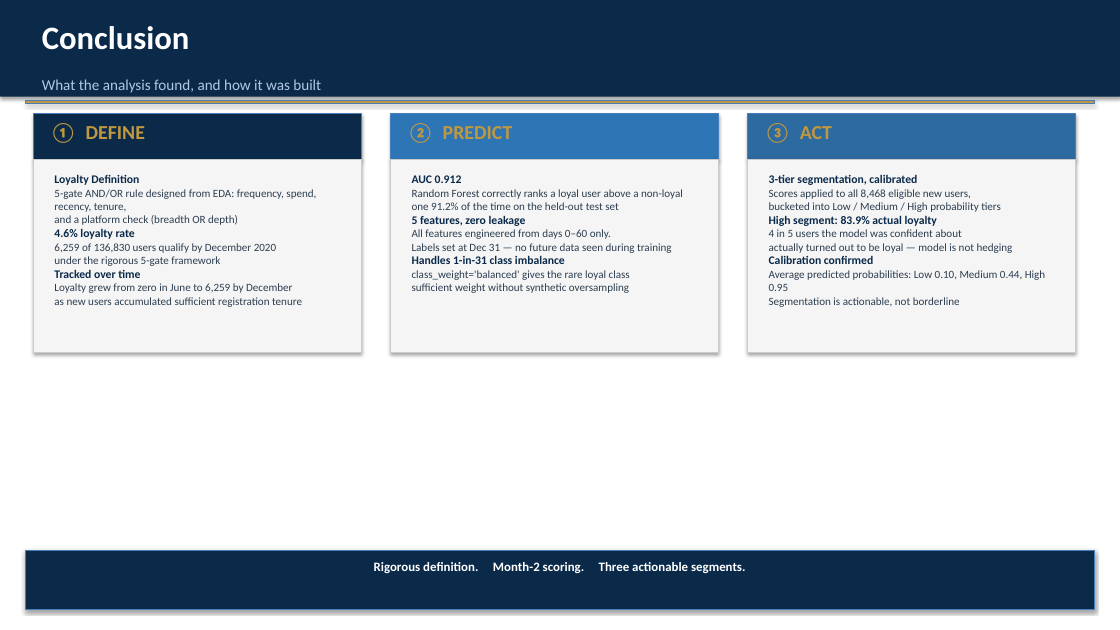
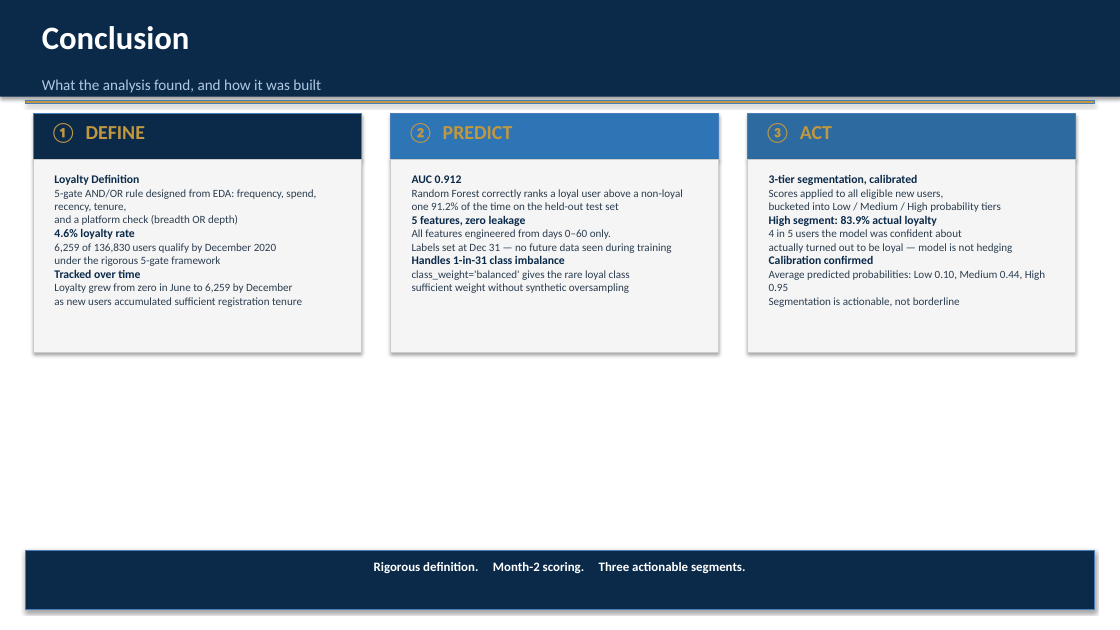
Before and after one commit to Prathmesh8280/Paidy, a slide deck: slide 11 of ds_candidate_assignment/Spendy_Loyalty_Presentation_Premium.pptx. Drawn at 1120x630 pixels with LibreOffice and Linux fonts; fonts in the diff are those of the drawing. Boxes give left, top, right and bottom in pixels: in the first picture for what was removed or moved away, otherwise in the second. Text is boxed around its words. In the diff, an @@ line names an element or a change of style, - is before the commit and + after.

```diff
--- a/ds_candidate_assignment/Spendy_Loyalty_Presentation_Premium.pptx
+++ b/ds_candidate_assignment/Spendy_Loyalty_Presentation_Premium.pptx
@@ text at (x1=769, y1=189, x2=1001, y2=212): text changed @@
-Scores applied to all 8,468 eligible new users,
-bucketed into Low / Medium / High probability tiers
+Scores applied to all eligible new users,
+bucketed into Low / Medium / High probability tiers
```
Also in this commit, not shown: 1 other slide changed, 2 other files.
